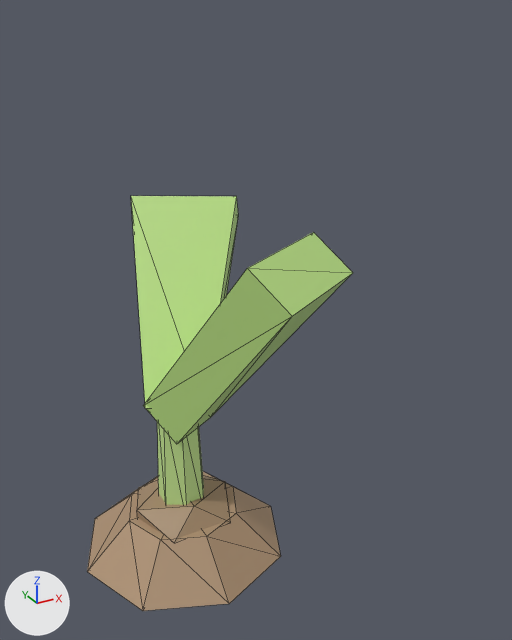
Renders of the glTF model public/studio/v2.15.0/d_sprout/model.glb from each side of a commit.
Rendered twice from a camera (50 mm lens) standing at (-2.11, -5.32, 4.87) and looking at (0.68, -0.26, 2.34). The lights are fixed; the arrows at lower left show +X, +Y and +Z. The picture after the commit comes second. Mesh edges are drawn as thin lines. Where no turn or scale is listed for an object, it has been applied to the vertices.

In view in the first picture: 'part0', 'part1', 'part2', 'part3', 'part4'.
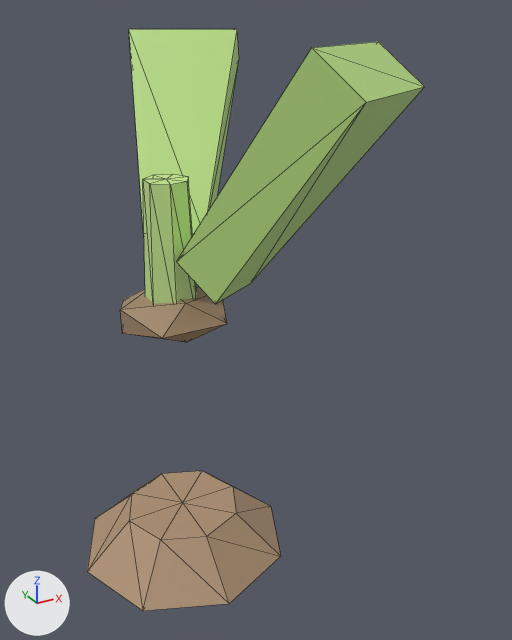
Patch to the scene script:
```diff
--- a/public/studio/v2.15.0/d_sprout/model.glb.py
+++ b/public/studio/v2.15.0/d_sprout/model.glb.py
@@ me_geometry_1 @@
 # used by ob_part1; location = (0.0, 0.0, 0.0)
-me_geometry_1.from_pydata(...)  # 12 vertices, 20 faces; spans x -0.468..0.468, y -0.468..0.468, z 0.221..0.579
+me_geometry_1.from_pydata(...)  # 12 vertices, 20 faces; spans x -0.468..0.468, y -0.468..0.468, z 2.287..2.644
+# me_geometry_1 part 1: the whole mesh is moved by (0.0, 0.0, 2.066)
 me_geometry_1.materials.append(mat_defaultmaterial_001)
@@ me_geometry_2 @@
 # used by ob_part2; location = (0.0, 0.0, 0.0)
-me_geometry_2.from_pydata(...)  # 16 vertices, 28 faces; spans x -0.216..0.24, y -0.234..0.234, z 0.3..1.55
+me_geometry_2.from_pydata(...)  # 16 vertices, 28 faces; spans x -0.216..0.24, y -0.234..0.234, z 2.366..3.616
+# me_geometry_2 part 2: the whole mesh is moved by (0.0, 0.0, 2.066)
 me_geometry_2.materials.append(mat_defaultmaterial_002)
@@ me_geometry_3 @@
 # used by ob_part3; location = (0.0, 0.0, 0.0)
-me_geometry_3.from_pydata(...)  # 8 vertices, 12 faces; spans x -0.32..1.16, y -0.29..1.5, z 1.31..3.21
+me_geometry_3.from_pydata(...)  # 8 vertices, 12 faces; spans x -0.09..1.39, y 0.11..1.9, z 2.79..4.69
+# me_geometry_3 part 3: the whole mesh is moved by (0.23, 0.4, 1.48)
 me_geometry_3.materials.append(mat_defaultmaterial_003)
@@ me_geometry_4 @@
 # used by ob_part4; location = (0.0, 0.0, 0.0)
-me_geometry_4.from_pydata(...)  # 8 vertices, 12 faces; spans x -0.32..1.16, y -1.5..0.29, z 1.31..3.21
+me_geometry_4.from_pydata(...)  # 8 vertices, 12 faces; spans x -0.1..1.39, y -1.89..-0.1, z 2.76..4.66
+# me_geometry_4 part 4: the whole mesh is moved by (0.23, -0.39, 1.45)
 me_geometry_4.materials.append(mat_defaultmaterial_004)
```

Pixel boxes (x1, y1, x2, y2) of what changed, in the pictures (512 x 640 px):
'part4', moved: before (143, 232, 353, 444); after (176, 42, 425, 304)
'part3', moved: before (131, 196, 238, 409); after (129, 29, 239, 235)
'part2', moved: before (157, 422, 204, 505); after (143, 174, 197, 304)
'part1', moved: before (137, 475, 231, 543); after (120, 287, 227, 342)
